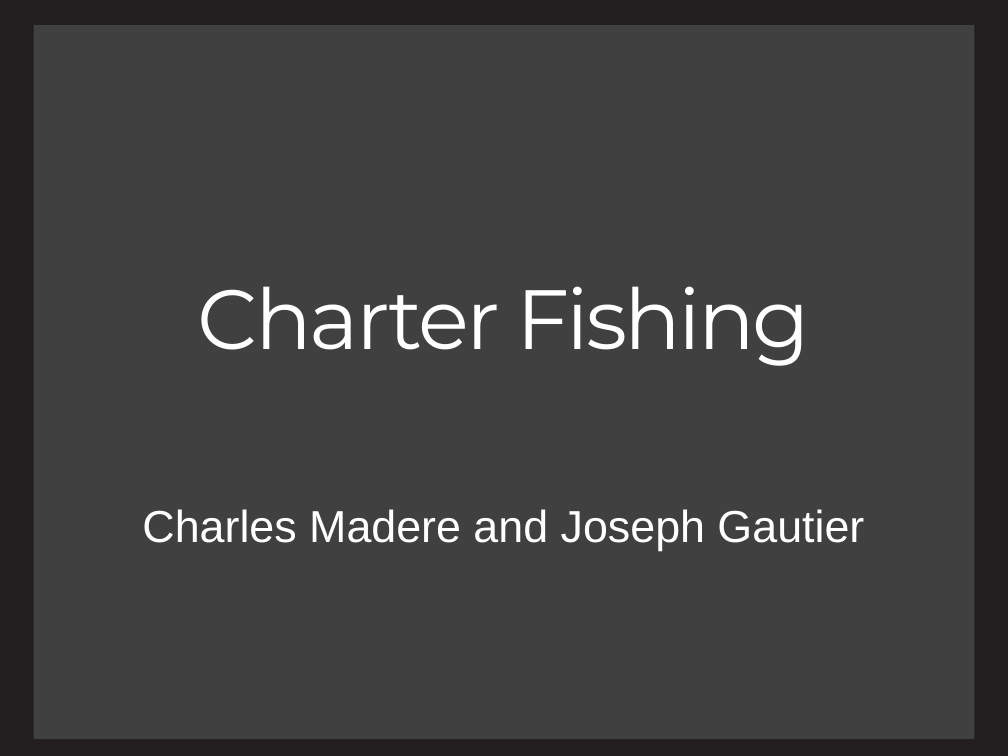
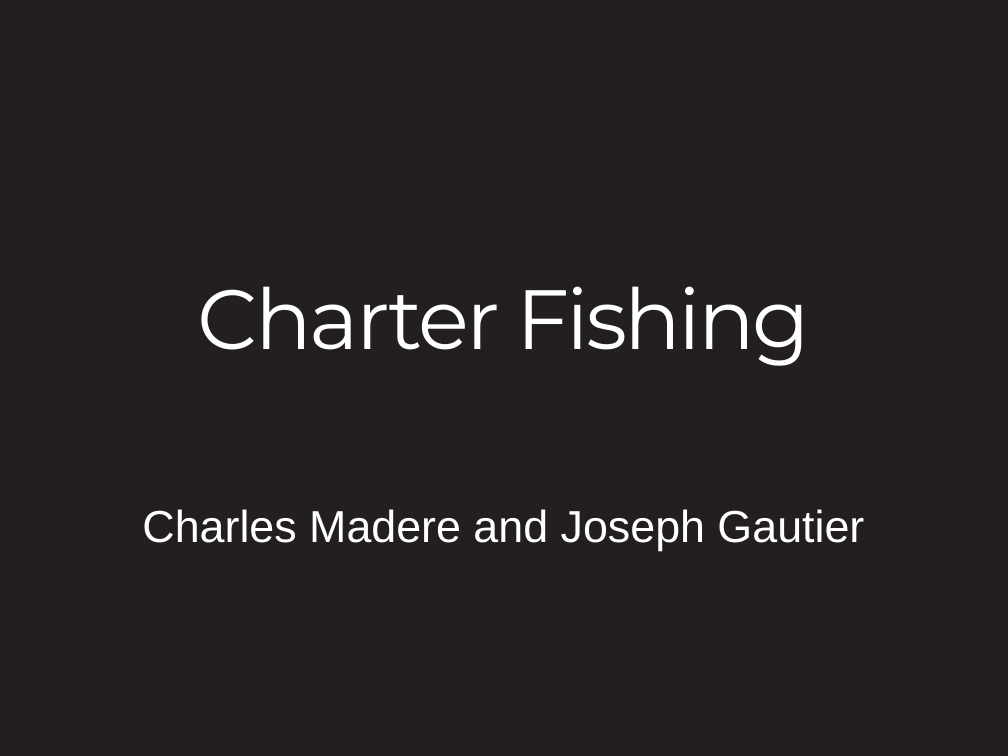
Before and after one commit to charlesmadere/FishnStore, a slide deck: slide 1 of documents/Presentation.pptx. Drawn at 1008x756 pixels with LibreOffice and Linux fonts; fonts in the diff are those of the drawing. Boxes give left, top, right and bottom in pixels: in the first picture for what was removed or moved away, otherwise in the second. Text is boxed around its words. In the diff, an @@ line names an element or a change of style, - is before the commit and + after.

```diff
--- a/documents/Presentation.pptx
+++ b/documents/Presentation.pptx
@@ rectangle: place and size @@
-rectangle at box(33, 25, 974, 739)
+rectangle at box(0, 0, 1008, 756)
@@ rectangle at box(0, 0, 1008, 756): fill #404040 to #231F20 @@
```
Also in this commit, not shown: 3 other slides changed, 2 slides added.
